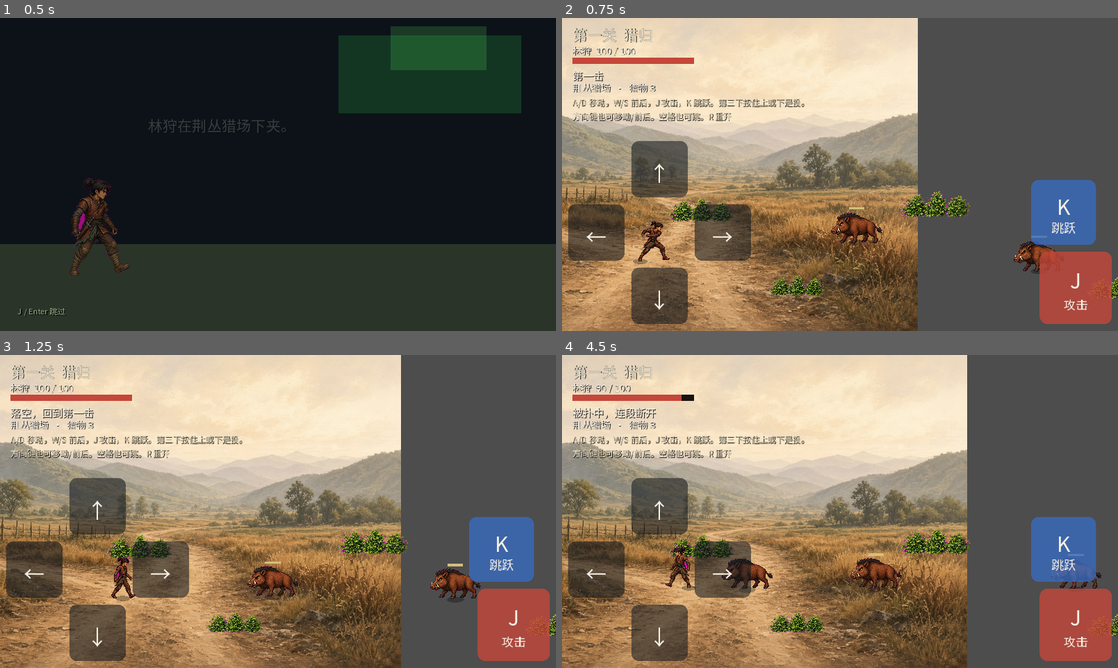
Above: before the commit, frames 1-4 (two rows, left to right).
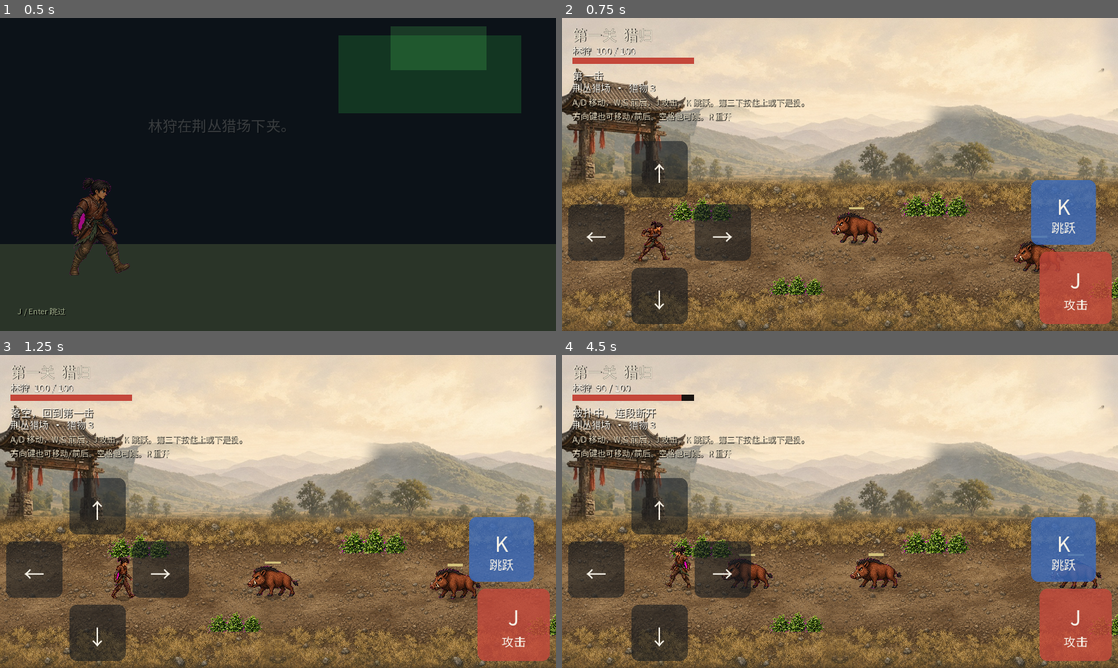
Above: after the commit, the same moments.

Repository: meathill/wow-dnf-godot
Game: Godot game, scene res://scenes/intro.tscn
Same seed, same stepped clock (60 frames per second), same inputs: the game is played once before the commit and once after it.
Inputs (mouse positions are in pixels of both pictures, inside the frame that each line leads up to):
- Up to frame 1 (0.5 s): no input
- Up to frame 2 (0.75 s): tap Enter at 0.5 s; move the mouse to (962, 158) at 0.52 s; hold D from 0.53 s (still down); hold J from 0.53 s (still down); click (962, 158) at 0.67 s
- Up to frame 3 (1.25 s): keep holding D; keep holding J; tap Space at 0.77 s
- Up to frame 4 (4.5 s): release D at 1.25 s; release J at 1.25 s; drag from (728, 527) to (812, 574) at 1.27 s; move the mouse to (895, 442) at 2.02 s; hold D 2.03-2.75 s; tap Keypad Enter at 2.1 s; drag from (812, 574) to (673, 464) at 2.77 s; move the mouse to (1006, 558) at 3.52 s; hold A 3.53-4.25 s; hold K 3.53-4.25 s; tap Space at 3.77 s; drag from (673, 464) to (756, 433) at 4.27 s

Frame 1 is identical in both runs. In frame 2, 59% of the frame differs, in the area x 0-100%, y 0-100%; in frame 3, 52%; in frame 4, 51%.

Commit message:
Scroll the hunt in three layers instead of a locked photo.
Far hills barely move, the trees and gate drift slower than the hunter, and the dirt lane repeats with the player so the bushes stay on the ground.

Diff:
--- a/game/scripts/level1.gd
+++ b/game/scripts/level1.gd
@@ -1,24 +1,45 @@
 extends Node2D
 
 const Stage = preload("res://scripts/stage.gd")
-const BACKDROP_TEX: Texture2D = preload("res://sprites/cut/bg_hunt.jpg")
+const FAR_TEX: Texture2D = preload("res://sprites/cut/bg_far.png")
+const MID_TEX: Texture2D = preload("res://sprites/cut/bg_mid.png")
+const LANE_TEX: Texture2D = preload("res://sprites/cut/lane_tile.jpg")
 const BUSH_TEX: Texture2D = preload("res://sprites/cut/bush.png")
+const ParallaxFollow := preload("res://scripts/parallax_follow.gd")
 const BUSH_H := 58.0
+
+# Fraction of the camera travel. 0 would stick to the screen. 1 matches the ground.
+const FAR_SCROLL := 0.08
+const MID_SCROLL := 0.25
+# bg_far.png has 180px of extra sky above the original horizon line.
+const FAR_SKY_PAD := 180.0
+# Lane tile fills the walkable band and the grass edges above and below it.
+const GROUND_TOP := 360.0
+const GROUND_ROWS := 3
 
 var player: Node2D
 var cam: Camera2D
 var hud: CanvasLayer
 var remaining := 3
 var ended := false
-var backdrop: Sprite2D
+var far_root: Node2D
+var mid_root: Node2D
 
 
 func _ready() -> void:
-	# Painted backdrop is preloaded. Do not draw the flat sky / hill / lane polygons on top.
+	# Painted layers scroll in the world. None of them are parented to the camera.
+	far_root = _layer("Far", -80)
+	_tile_strip(far_root, FAR_TEX, FAR_SKY_PAD, 1.0, -3, 6)
+	mid_root = _layer("Mid", -60)
+	var mid := _sprite(MID_TEX, 1.0)
+	mid.position = Vector2(0.0, 0.0)
+	mid_root.add_child(mid)
+
 	var world := Node2D.new()
 	world.name = "World"
 	world.y_sort_enabled = true
 	add_child(world)
+	_lane(world)
 	_bushes(world)
 
 	player = preload("res://scenes/player.tscn").instantiate()
@@ -44,14 +65,11 @@
 	cam.position_smoothing_speed = 6.0
 	add_child(cam)
 	cam.make_current()
-	backdrop = Sprite2D.new()
-	backdrop.name = "Backdrop"
-	backdrop.texture = BACKDROP_TEX
-	backdrop.centered = true
-	backdrop.z_index = -40
-	backdrop.texture_filter = CanvasItem.TEXTURE_FILTER_LINEAR
-	cam.add_child(backdrop)
-	_fit_backdrop()
+
+	var follow := Node.new()
+	follow.name = "ParallaxFollow"
+	follow.set_script(ParallaxFollow)
+	add_child(follow)
 
 	hud = preload("res://scenes/hud.tscn").instantiate()
 	add_child(hud)
@@ -65,18 +83,88 @@
 func _process(_delta: float) -> void:
 	if player:
 		cam.position = Vector2(player.position.x, Stage.VIEW_H * 0.5)
-	_fit_backdrop()
-
-
-func _fit_backdrop() -> void:
-	if backdrop == null or backdrop.texture == null:
+
+
+func sync_parallax() -> void:
+	if cam == null:
 		return
 	var view := get_viewport().get_visible_rect().size
-	var tex_size := backdrop.texture.get_size()
-	if tex_size.x <= 0.0 or tex_size.y <= 0.0:
-		return
-	var cover := maxf(view.x / tex_size.x, view.y / tex_size.y)
-	backdrop.scale = Vector2(cover, cover)
+	var cam_left := cam.get_screen_center_position().x - view.x * 0.5
+	# World position lags the camera so the layer only travels `scroll` of the way.
+	far_root.position.x = cam_left * (1.0 - FAR_SCROLL)
+	mid_root.position.x = cam_left * (1.0 - MID_SCROLL)
+
+
+func _layer(layer_name: String, z: int) -> Node2D:
+	var node := Node2D.new()
+	node.name = layer_name
+	node.z_index = z
+	add_child(node)
+	return node
+
+
+func _sprite(tex: Texture2D, scale_xy: float) -> Sprite2D:
+	var sprite := Sprite2D.new()
+	sprite.texture = tex
+	sprite.centered = false
+	sprite.texture_filter = CanvasItem.TEXTURE_FILTER_LINEAR
+	sprite.scale = Vector2(scale_xy, scale_xy)
+	return sprite
+
+
+func _tile_strip(parent: Node2D, tex: Texture2D, y: float, scale_xy: float, i0: int, i1: int) -> void:
+	var step := tex.get_width() * scale_xy
+	for i in range(i0, i1):
+		var sprite := _sprite(tex, scale_xy)
+		sprite.position = Vector2(step * float(i), -y)
+		parent.add_child(sprite)
+
+
+func _lane(world: Node2D) -> void:
+	var tex := _seamless_lane(LANE_TEX.get_image())
+	var ground_h := Stage.VIEW_H - GROUND_TOP
+	var scale := ground_h / float(tex.get_height())
+	var step := float(tex.get_width()) * scale
+	var x0 := -step * 3.0
+	var x1 := Stage.LEVEL_WIDTH + step * 4.0
+	var guard := 0
+	var x := x0
+	while x < x1 and guard < 48:
+		for row in GROUND_ROWS:
+			var sprite := _sprite(tex, scale)
+			sprite.name = "Lane"
+			sprite.z_index = -20
+			sprite.position = Vector2(x, GROUND_TOP + ground_h * float(row))
+			world.add_child(sprite)
+		x += step
+		guard += 1
+
+
+func _seamless_lane(src: Image) -> Texture2D:
+	# Fade the right edge into the left edge so a horizontal repeat has no seam.
+	var img: Image = src.duplicate()
+	img.convert(Image.FORMAT_RGBA8)
+	var w: int = img.get_width()
+	var h: int = img.get_height()
+	var blend: int = mini(96, int(w / 5))
+	for y in h:
+		for d in blend:
+			var t: float = float(blend - d) / float(blend)
+			t = t * t * (3.0 - 2.0 * t)
+			var x: int = w - 1 - d
+			var here: Color = img.get_pixel(x, y)
+			var edge: Color = img.get_pixel(d, y)
+			img.set_pixel(x, y, here.lerp(edge, t))
+	# Soft top so the grass edge sits on the hills instead of a hard cut.
+	var fade: int = mini(72, h)
+	for y in fade:
+		var a: float = float(y) / float(fade - 1)
+		a = a * a * (3.0 - 2.0 * a)
+		for x in w:
+			var px: Color = img.get_pixel(x, y)
+			px.a = a
+			img.set_pixel(x, y, px)
+	return ImageTexture.create_from_image(img)
 
 
 func _unhandled_input(event: InputEvent) -> void:
--- /dev/null
+++ b/game/scripts/parallax_follow.gd
@@ -0,0 +1,12 @@
+extends Node
+
+## Runs after Camera2D so far/mid use this frame's scroll, not last frame's.
+
+func _ready() -> void:
+	process_priority = -20
+
+
+func _process(_delta: float) -> void:
+	var level := get_parent()
+	if level != null and level.has_method("sync_parallax"):
+		level.sync_parallax()
Binary file added: game/sprites/cut/bg_far.png
Not shown, added: game/sprites/cut/bg_far.png.import
Binary file added: game/sprites/cut/bg_mid.png
Not shown, added: game/sprites/cut/bg_mid.png.import
Binary file added: game/sprites/cut/lane_tile.jpg
Not shown, added: game/sprites/cut/lane_tile.jpg.import
Not shown, changed: README.md
Not shown, changed: game/sprites/README.md
